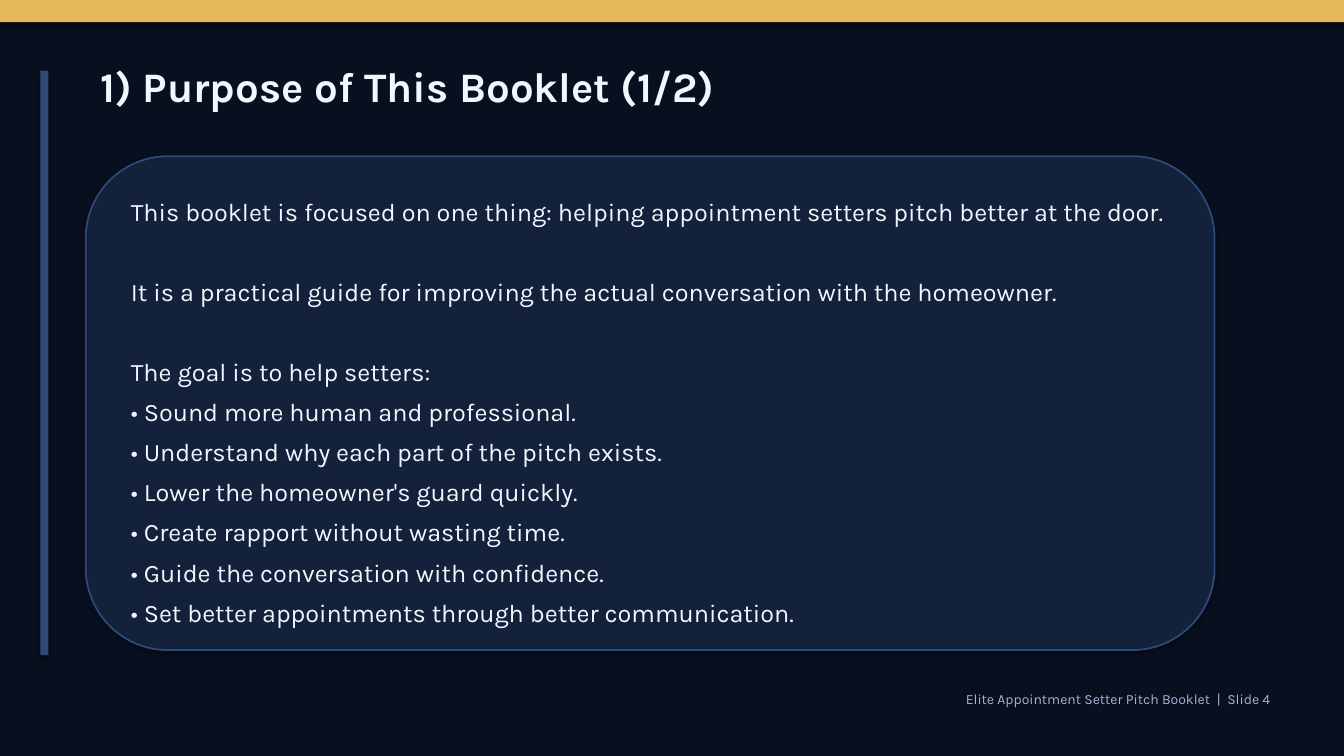
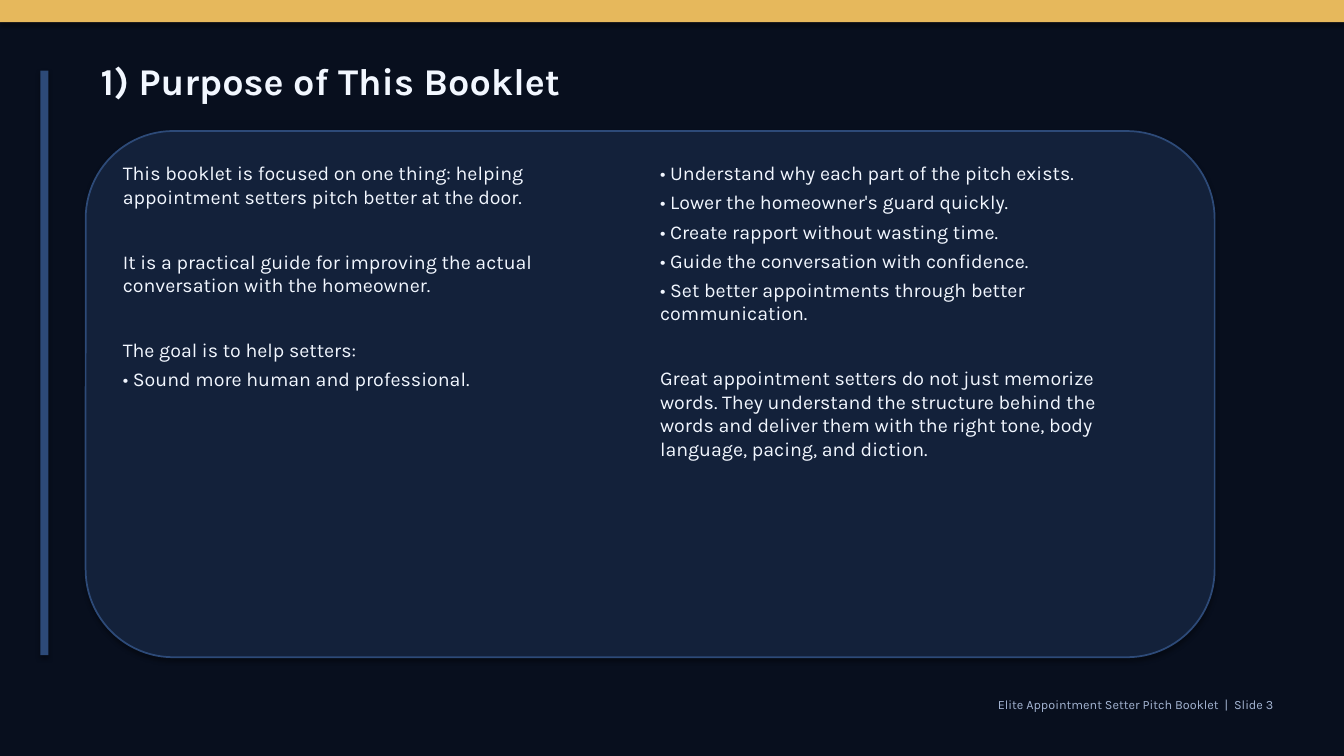
Before and after one commit to rvargas112902-ship-it/Solar-project, a slide deck: slide 3 of deliverables/APPOINTMENT_SETTER_HANDBOOK_ELITE_DECK.pptx (slide 4 before the commit). Drawn at 1344x756 pixels with LibreOffice and Linux fonts; fonts in the diff are those of the drawing. Boxes give left, top, right and bottom in pixels: in the first picture for what was removed or moved away, otherwise in the second. Text is boxed around its words. In the diff, an @@ line names an element or a change of style, - is before the commit and + after.

```diff
--- a/deliverables/APPOINTMENT_SETTER_HANDBOOK_ELITE_DECK.pptx
+++ b/deliverables/APPOINTMENT_SETTER_HANDBOOK_ELITE_DECK.pptx
@@ text at (x1=101, y1=66, x2=560, y2=104): text changed; size 30 to 27 pt @@
-1) Purpose of This Booklet (1/2)
+1) Purpose of This Booklet
@@ rounded rectangle resized from (x1=86, y1=156, x2=1215, y2=650) to (x1=86, y1=131, x2=1215, y2=657) @@
@@ text "This booklet is focused on ..." moved from (x1=131, y1=203, x2=1163, y2=628) to (x1=123, y1=166, x2=531, y2=391) @@
@@ text "This booklet is focused on ..." at (x1=123, y1=166, x2=531, y2=391): size 18 to 14 pt; less space between paragraphs @@
@@ text added at (x1=660, y1=166, x2=1095, y2=461), 14 pt, text #F2F7FF @@
+• Understand why each part of the pitch exists.
+• Lower the homeowner's guard quickly.
+• Create rapport without wasting time.
+• Guide the conversation with confidence.
+• Set better appointments through better communication.
+Great appointment setters do not just memorize words. They understand the structure behind the words and deliver them with the right tone, body language, pacing, and diction.
@@ text at (x1=144, y1=443, x2=794, y2=628): paragraphs removed @@
-• Understand why each part of the pitch exists.
-• Lower the homeowner's guard quickly.
-• Create rapport without wasting time.
-• Guide the conversation with confidence.
-• Set better appointments through better communication.
@@ text at (x1=998, y1=700, x2=1273, y2=712): text changed; size 10 to 9 pt @@
-Elite Appointment Setter Pitch Booklet | Slide 4
+Elite Appointment Setter Pitch Booklet | Slide 3
```
Also in this commit, not shown: 78 other slides changed, 58 slides removed.
